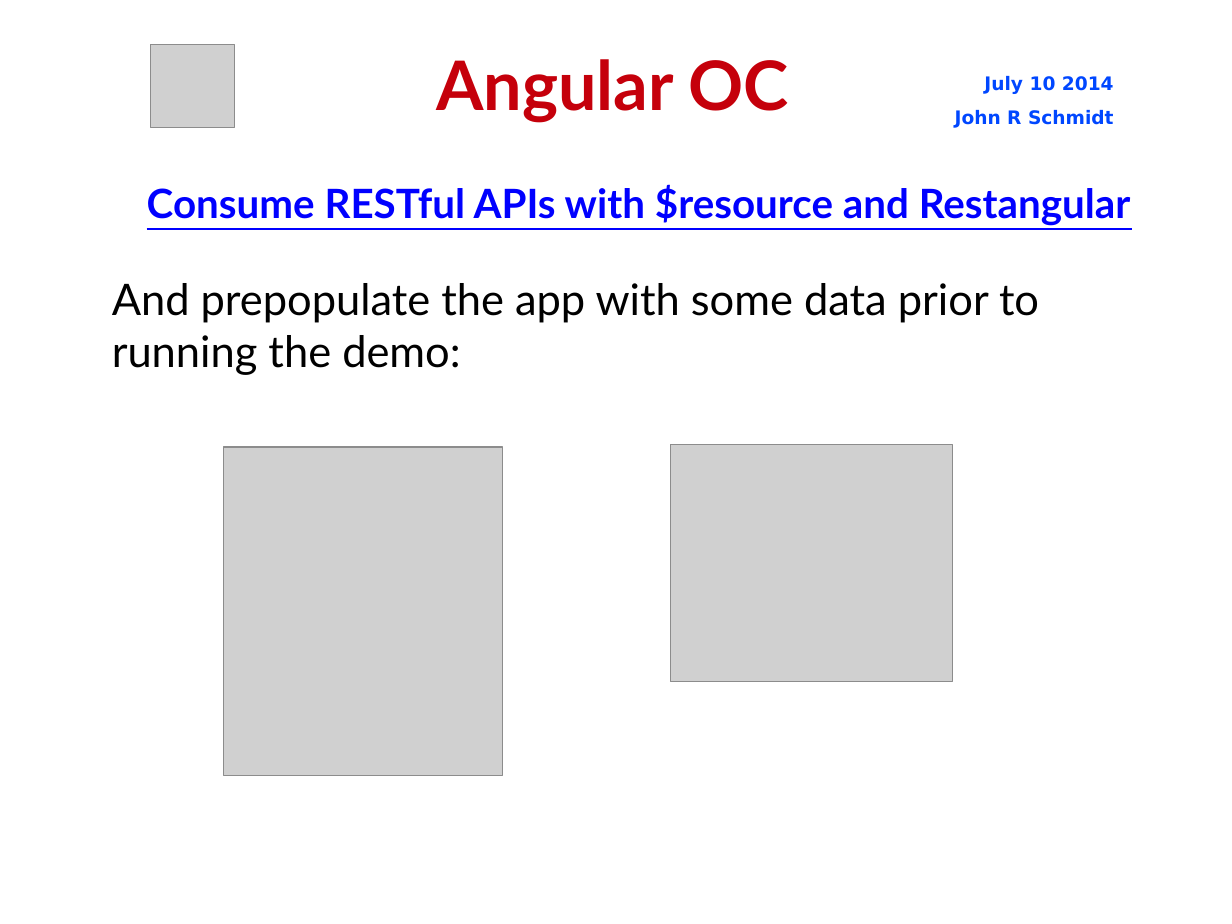
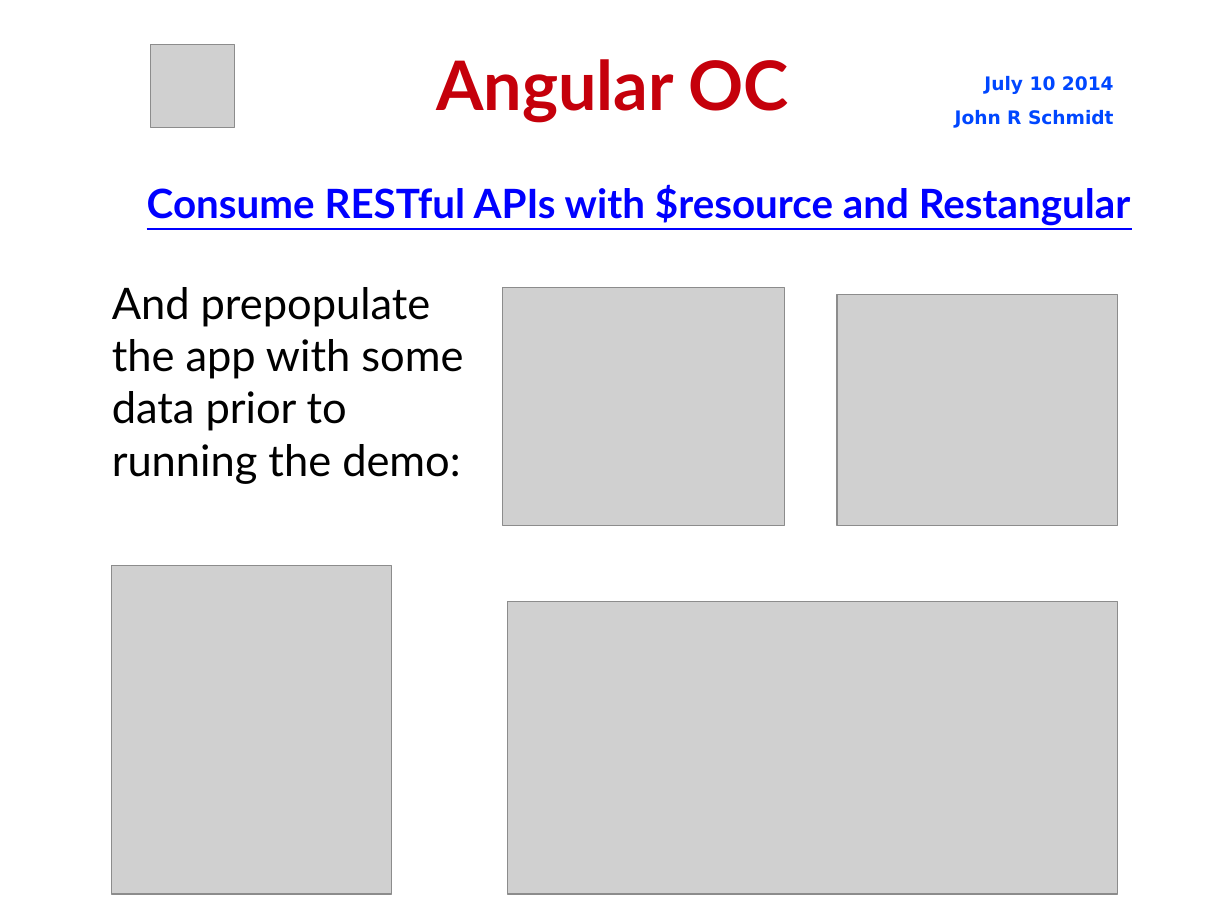
Before and after one commit to jrschmidt/fifa-angular-rest-demo, a slide deck: slide 13 of fifa.odp. Drawn at 1232x924 pixels with LibreOffice and Linux fonts; fonts in the diff are those of the drawing; grey boxes stand for pictures; background and template pictures are left out. Boxes give left, top, right and bottom in pixels: in the first picture for what was removed or moved away, otherwise in the second. Text is boxed around its words. In the diff, an @@ line names an element or a change of style, - is before the commit and + after.

Commit message:
update presentation to add match data screenshots

```diff
--- a/fifa.odp
+++ b/fifa.odp
@@ subtitle "And prepopulate the app with ..." rewrapped from (112, 283, 1039, 375) to (112, 287, 463, 484) @@
@@ picture: place and size @@
-picture at (671, 445, 953, 682)
+picture at (503, 288, 785, 525)
@@ picture added at (837, 295, 1118, 525) @@
@@ picture: place and size @@
-picture at (224, 447, 503, 776)
+picture at (112, 566, 391, 894)
@@ picture added at (508, 603, 1118, 894) @@
```
Also in this commit, not shown: 5 other slides changed, 2 other files.
